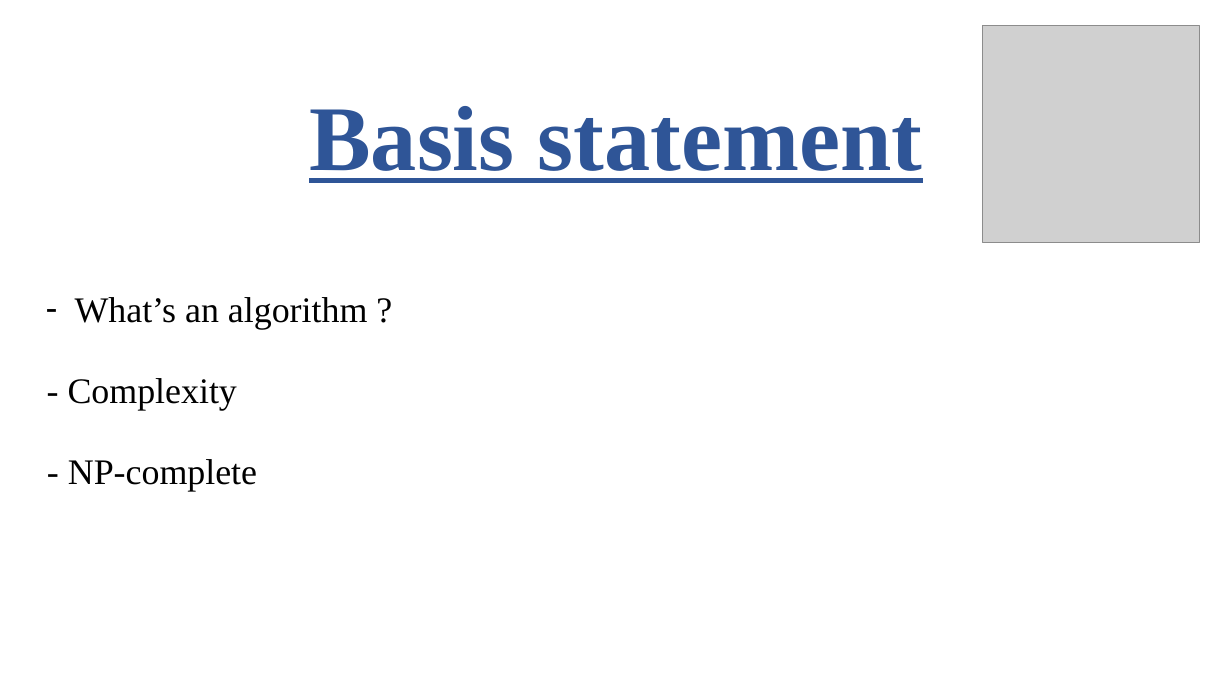
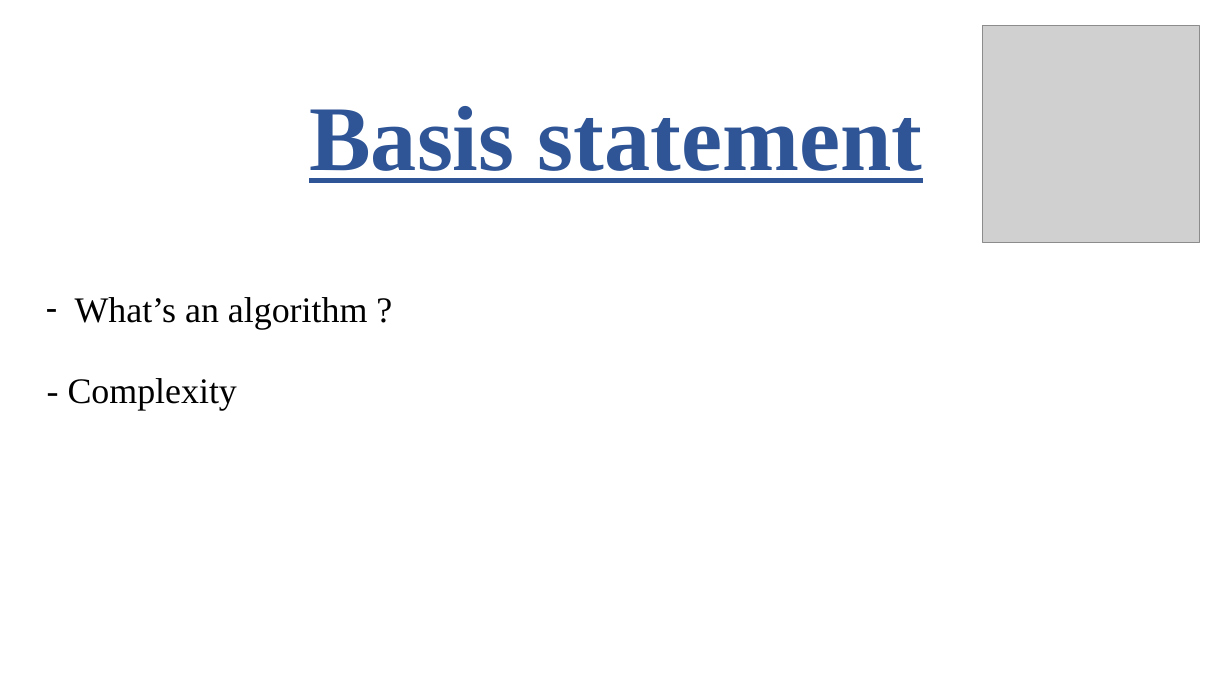
Before and after one commit to robinengels/Anglais, a slide deck: slide 7 of Anglais.pptx (slide 5 before the commit). Drawn at 1232x693 pixels with LibreOffice and Linux fonts; fonts in the diff are those of the drawing; grey boxes stand for pictures. Boxes give left, top, right and bottom in pixels: in the first picture for what was removed or moved away, otherwise in the second. Text is boxed around its words. In the diff, an @@ line names an element or a change of style, - is before the commit and + after.

```diff
--- a/Anglais.pptx
+++ b/Anglais.pptx
@@ text removed at <box>68,459,257,491</box> @@
-- NP-complete
```
Also in this commit, not shown: 6 other slides changed, 8 slides added, 3 slides removed.
